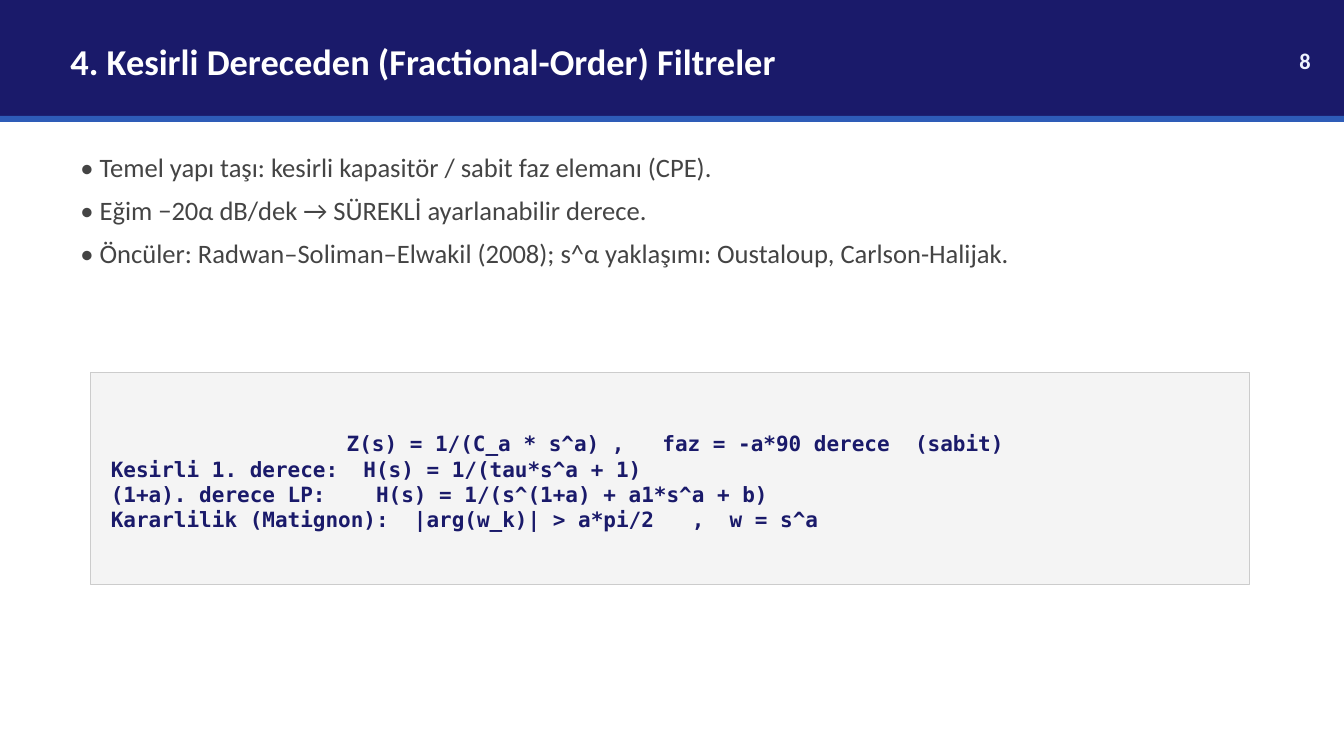
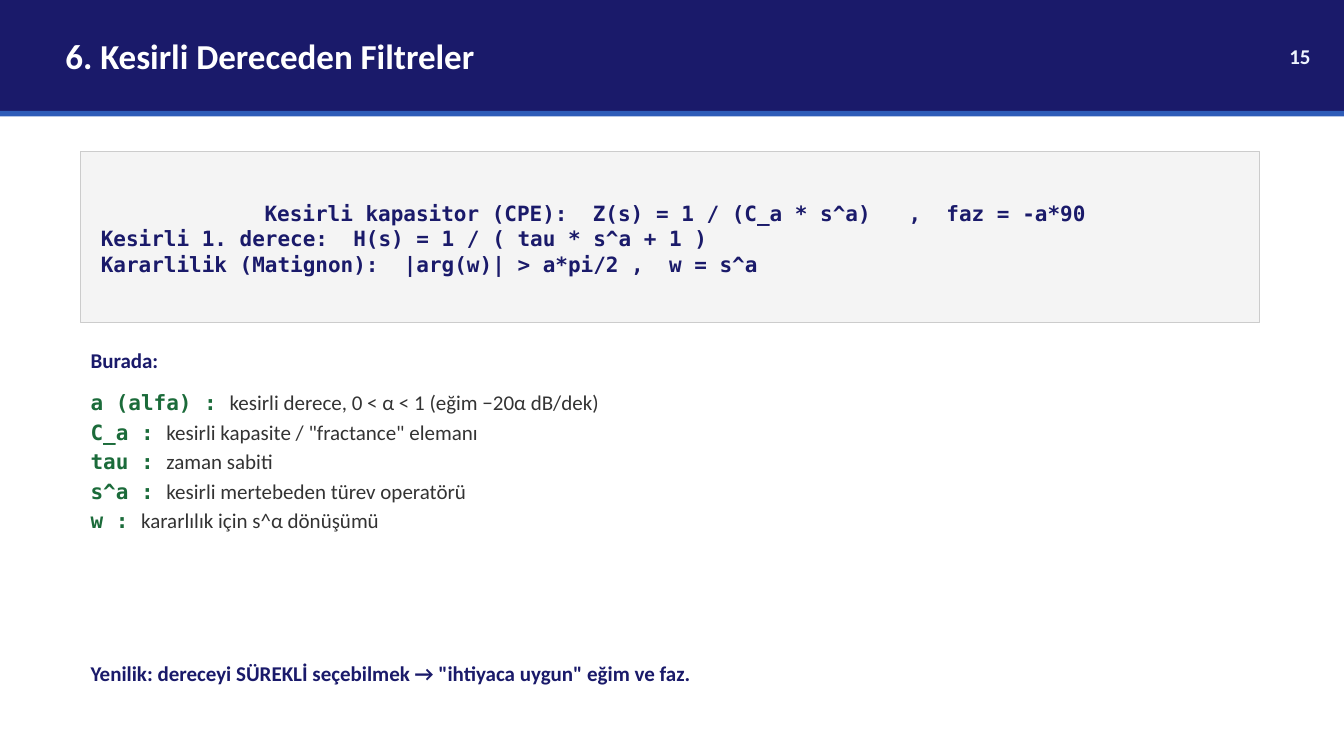
Before and after one commit to selinacr/selin, a slide deck: slide 15 of analog-filtre-tez/EEM537_Sunum_SelinACAR.pptx (slide 8 before the commit). Drawn at 1344x756 pixels with LibreOffice and Linux fonts; fonts in the diff are those of the drawing. Boxes give left, top, right and bottom in pixels: in the first picture for what was removed or moved away, otherwise in the second. Text is boxed around its words. In the diff, an @@ line names an element or a change of style, - is before the commit and + after.

```diff
--- a/analog-filtre-tez/EEM537_Sunum_SelinACAR.pptx
+++ b/analog-filtre-tez/EEM537_Sunum_SelinACAR.pptx
@@ rectangle: place and size @@
-rectangle at <box>0,0,1344,116</box>
+rectangle at <box>0,0,1344,111</box>
@@ text at <box>65,44,474,70</box>: text changed; size 26 to 25 pt @@
-4. Kesirli Dereceden (Fractional-Order) Filtreler
+6. Kesirli Dereceden Filtreler
@@ text added at <box>1289,50,1310,64</box>, 15 pt, text #EEF4FF, bold @@
+15
@@ text removed at <box>1299,53,1310,69</box> @@
-8
@@ rectangle: place and size @@
-rectangle at <box>0,116,1344,122</box>
+rectangle at <box>0,111,1344,117</box>
@@ rectangle "Kesirli kapasitor (CPE): Z(s) = ...": place and size @@
-rectangle "Kesirli kapasitor (CPE): Z(s) = ..." at <box>91,373,1250,585</box>
+rectangle "Kesirli kapasitor (CPE): Z(s) = ..." at <box>81,151,1260,323</box>
@@ text removed at <box>100,158,1009,268</box> @@
-• Temel yapı taşı: kesirli kapasitör / sabit faz elemanı (CPE).
-• Eğim −20α dB/dek → SÜREKLİ ayarlanabilir derece.
-• Öncüler: Radwan–Soliman–Elwakil (2008); s^α yaklaşımı: Oustaloup, Carlson-Halijak.
@@ text in rectangle at <box>101,204,871,277</box>: text changed @@
-Z(s) = 1/(C_a * s^a) , faz = -a*90 derece (sabit)
-Kesirli 1. derece: H(s) = 1/(tau*s^a + 1)
-(1+a). derece LP: H(s) = 1/(s^(1+a) + a1*s^a + b)
-Kararlilik (Matignon): |arg(w_k)| > a*pi/2 , w = s^a
+Kesirli kapasitor (CPE): Z(s) = 1 / (C_a * s^a) , faz = -a*90
+Kesirli 1. derece: H(s) = 1 / ( tau * s^a + 1 )
+Kararlilik (Matignon): |arg(w)| > a*pi/2 , w = s^a
@@ text added at <box>91,353,159,368</box>, 15 pt, text #1A1A6A, bold @@
+Burada:
@@ text added at <box>91,394,599,532</box>, 15 pt, text #333333 @@
+a (alfa) : kesirli derece, 0 < α < 1 (eğim −20α dB/dek)
+C_a : kesirli kapasite / "fractance" elemanı
+tau : zaman sabiti
+s^a : kesirli mertebeden türev operatörü
+w : kararlılık için s^α dönüşümü
@@ text added at <box>91,663,691,685</box>, 15 pt, text #1A1A6A, bold @@
+Yenilik: dereceyi SÜREKLİ seçebilmek → "ihtiyaca uygun" eğim ve faz.
```
Also in this commit, not shown: 14 other slides changed, 12 slides added, 6 slides removed.
